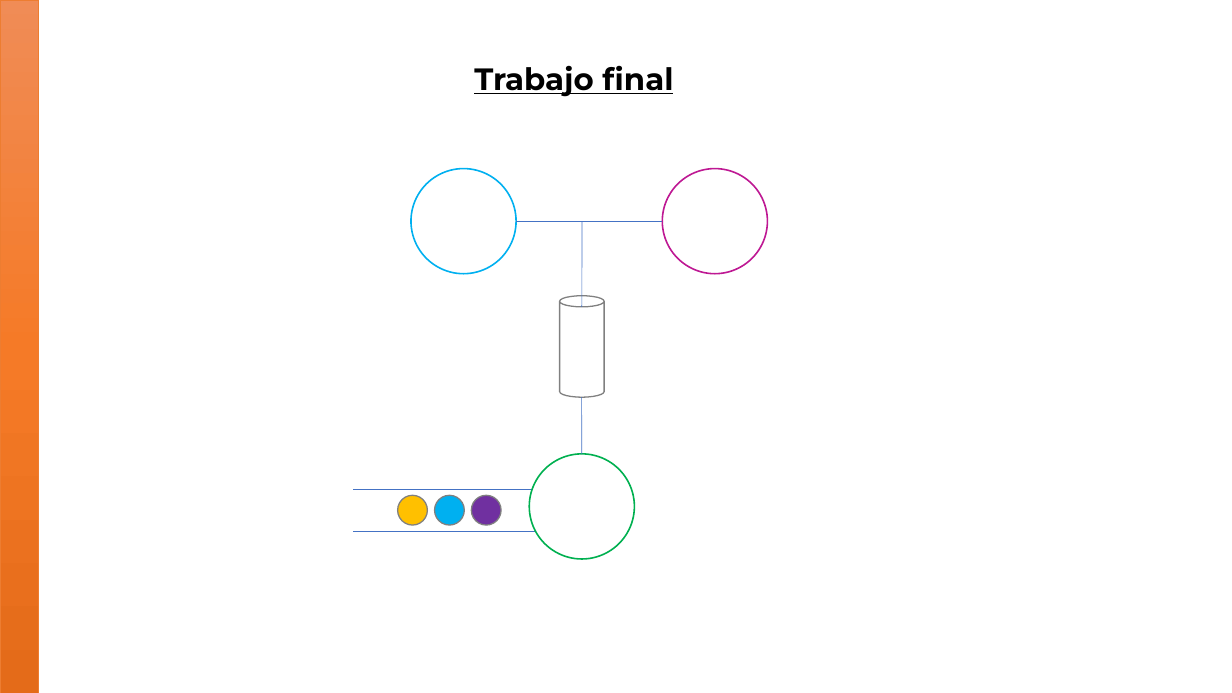
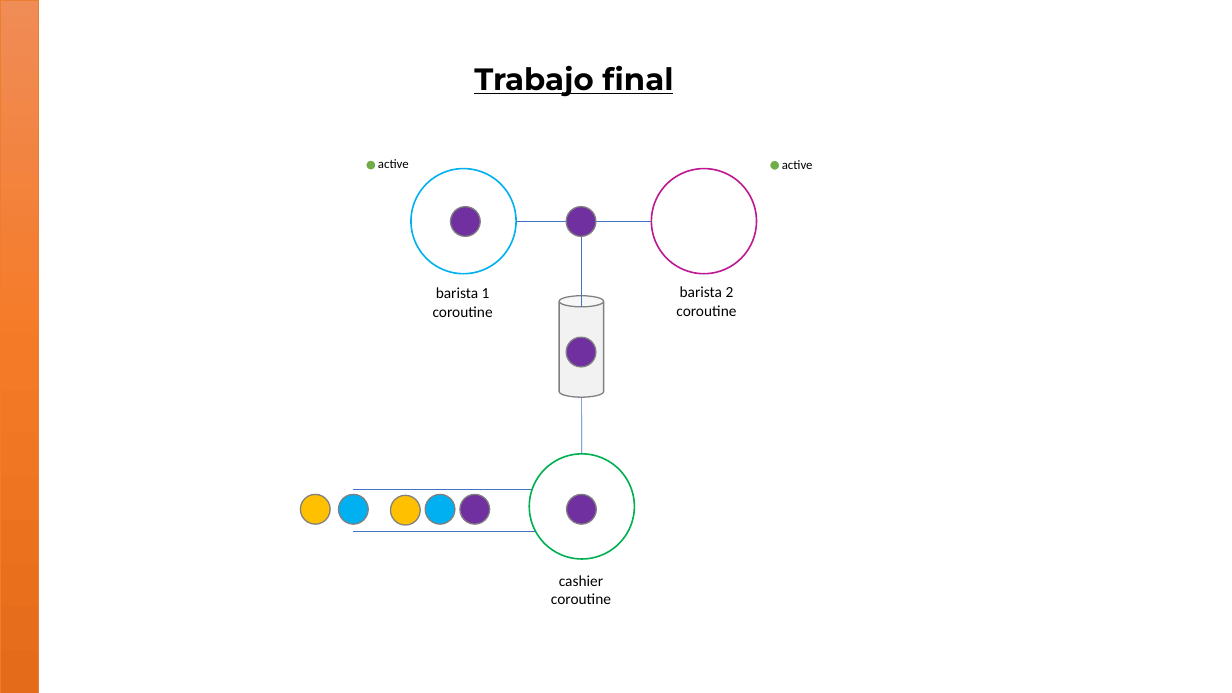
Before and after one commit to cruz-victor/animaciones, a slide deck: slide 1 of trayectoriaDeAnimaciones.pptx. Drawn at 1232x693 pixels with LibreOffice and Linux fonts; fonts in the diff are those of the drawing. Boxes give left, top, right and bottom in pixels: in the first picture for what was removed or moved away, otherwise in the second. Text is boxed around its words. In the diff, an @@ line names an element or a change of style, - is before the commit and + after.

```diff
--- a/trayectoriaDeAnimaciones.pptx
+++ b/trayectoriaDeAnimaciones.pptx
@@ ellipse added at (x1=365, y1=160, x2=376, y2=171), fill #70AD47, outline #FFFFFF 1.5 pt @@
@@ text added at (x1=378, y1=159, x2=409, y2=168), 10 pt, text #000000 @@
+active
@@ ellipse moved from (x1=663, y1=168, x2=768, y2=274) to (x1=652, y1=168, x2=757, y2=274) @@
@@ ellipse added at (x1=770, y1=160, x2=781, y2=171), fill #70AD47, outline #FFFFFF 1.5 pt @@
@@ text added at (x1=782, y1=160, x2=813, y2=169), 10 pt, text #000000 @@
+active
@@ ellipse added at (x1=451, y1=207, x2=481, y2=237), fill #7030A0, outline #808080 1 pt @@
@@ ellipse added at (x1=567, y1=207, x2=596, y2=237), fill #7030A0, outline #808080 1 pt @@
@@ line moved from (517, 221) - (663, 221) to (517, 221) - (652, 221) @@
@@ line moved from (582, 307) - (582, 221) to (581, 221) - (581, 307) @@
@@ text added at (x1=433, y1=287, x2=493, y2=317), 12 pt, text #000000 @@
+barista 1
+coroutine
@@ cylinder at (x1=559, y1=296, x2=604, y2=397): fill #FFFFFF to #F2F2F2 @@
@@ text added at (x1=676, y1=286, x2=736, y2=316), 12 pt, text #000000 @@
+barista 2
+coroutine
@@ ellipse added at (x1=567, y1=337, x2=596, y2=367), fill #7030A0, outline #808080 1 pt @@
@@ ellipse moved from (x1=397, y1=495, x2=427, y2=525) to (x1=300, y1=494, x2=330, y2=524) @@
@@ ellipse moved from (x1=434, y1=495, x2=464, y2=525) to (x1=338, y1=494, x2=368, y2=524) @@
@@ ellipse added at (x1=391, y1=495, x2=421, y2=525), fill #FFC000, outline #808080 1 pt @@
@@ ellipse added at (x1=425, y1=494, x2=455, y2=524), fill #00B0F0, outline #808080 1 pt @@
@@ ellipse moved from (x1=471, y1=495, x2=501, y2=525) to (x1=460, y1=494, x2=490, y2=524) @@
@@ ellipse added at (x1=567, y1=494, x2=596, y2=524), fill #7030A0, outline #808080 1 pt @@
@@ text added at (x1=551, y1=575, x2=611, y2=604), 12 pt, text #000000 @@
+cashier
+coroutine
```
Also in this commit, not shown: 1 slide removed.
